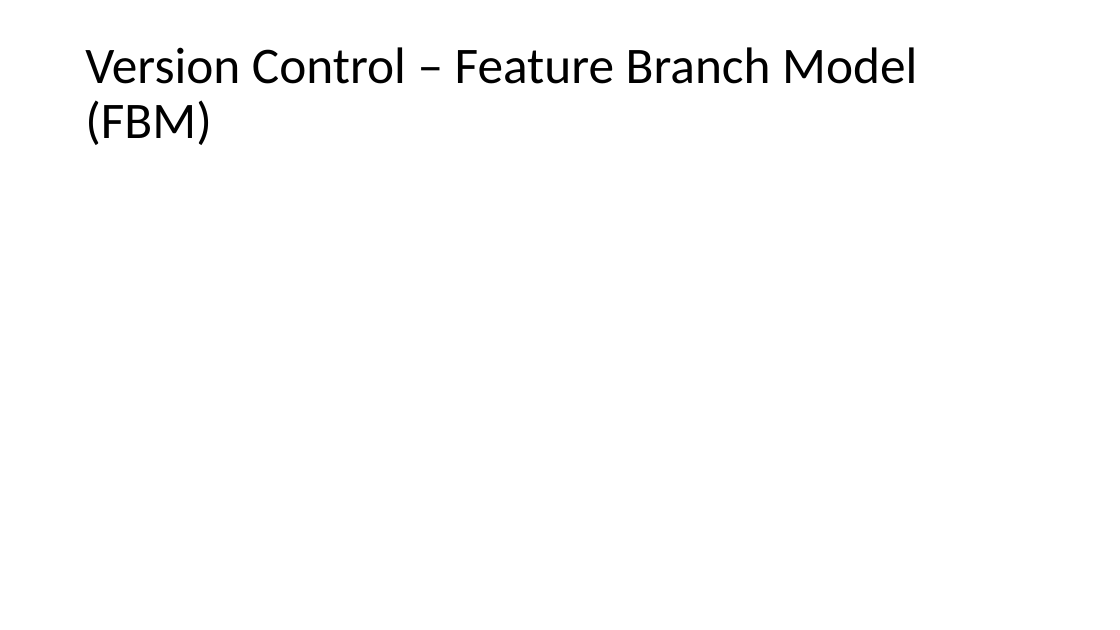
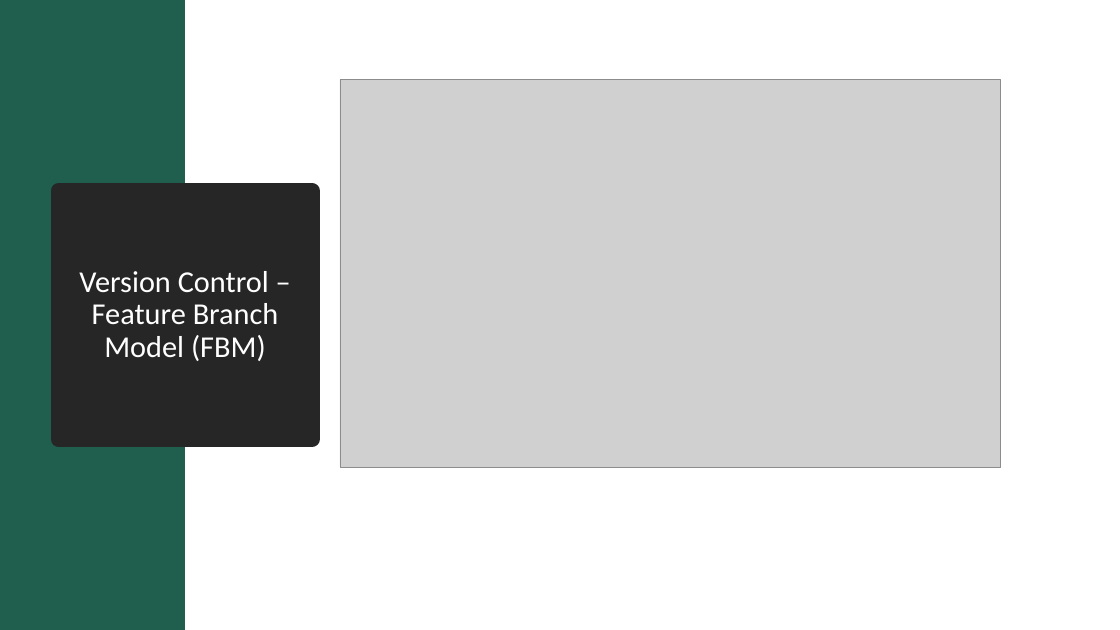
Before and after one commit to Ridwan-Kawsar/IMS-22EnableMay2, a slide deck: slide 10 of Documentation/IMS Presentation.pptx (slide 11 before the commit). Drawn at 1120x630 pixels with LibreOffice and Linux fonts; fonts in the diff are those of the drawing; grey boxes stand for pictures. Boxes give left, top, right and bottom in pixels: in the first picture for what was removed or moved away, otherwise in the second. Text is boxed around its words. In the diff, an @@ line names an element or a change of style, - is before the commit and + after.

```diff
--- a/Documentation/IMS Presentation.pptx
+++ b/Documentation/IMS Presentation.pptx
@@ rectangle added at (0,0,185,630), fill #205E4E @@
@@ picture added at (340,80,1001,467) @@
@@ title "Version Control – Feature Branch ...": place and size @@
-title "Version Control – Feature Branch ..." at (85,47,917,145)
+title "Version Control – Feature Branch ..." at (59,191,312,439)
@@ title "Version Control – Feature Branch ..." at (59,191,312,439): size 44 to 26 pt, text colour #000000 to #FFFFFF; alignment left to centre; fill none to #262626; outline none to #262626 13.75 pt @@
```
Also in this commit, not shown: 4 other slides changed, 5 slides added, 6 slides removed, 1 other file.
